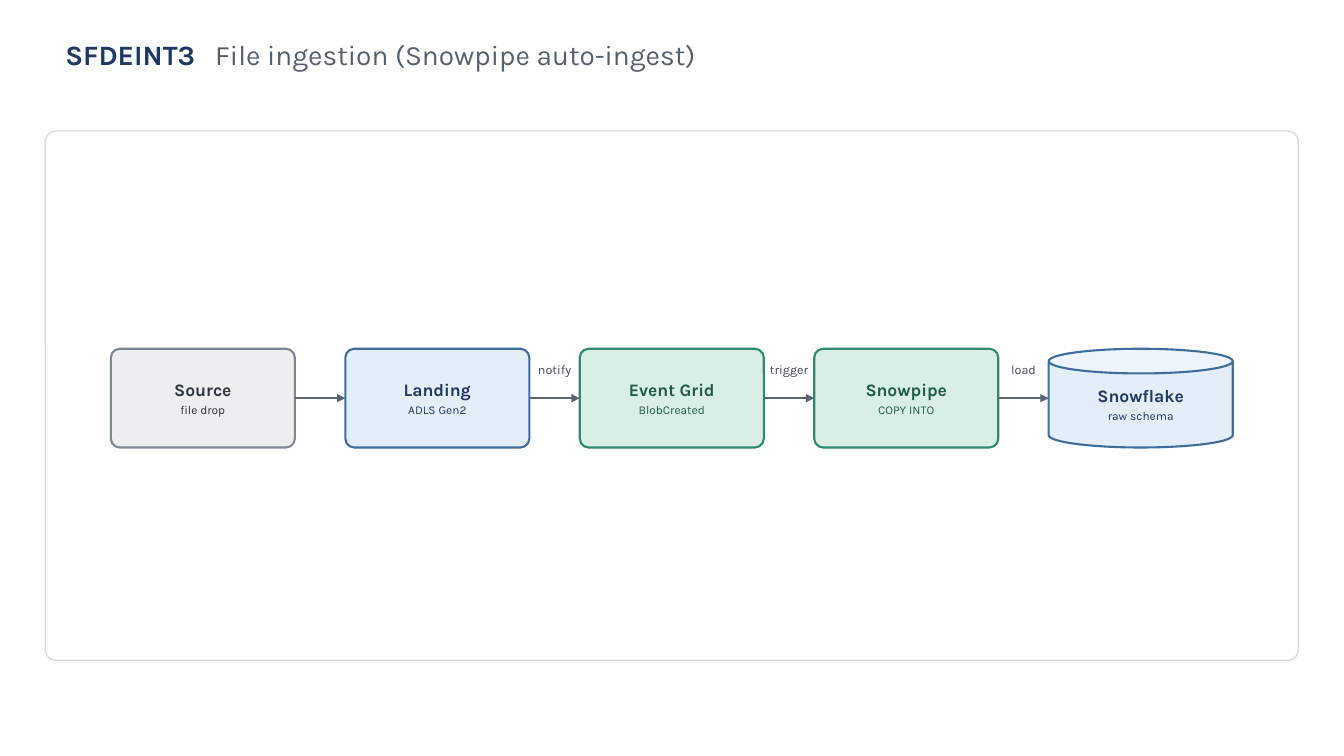
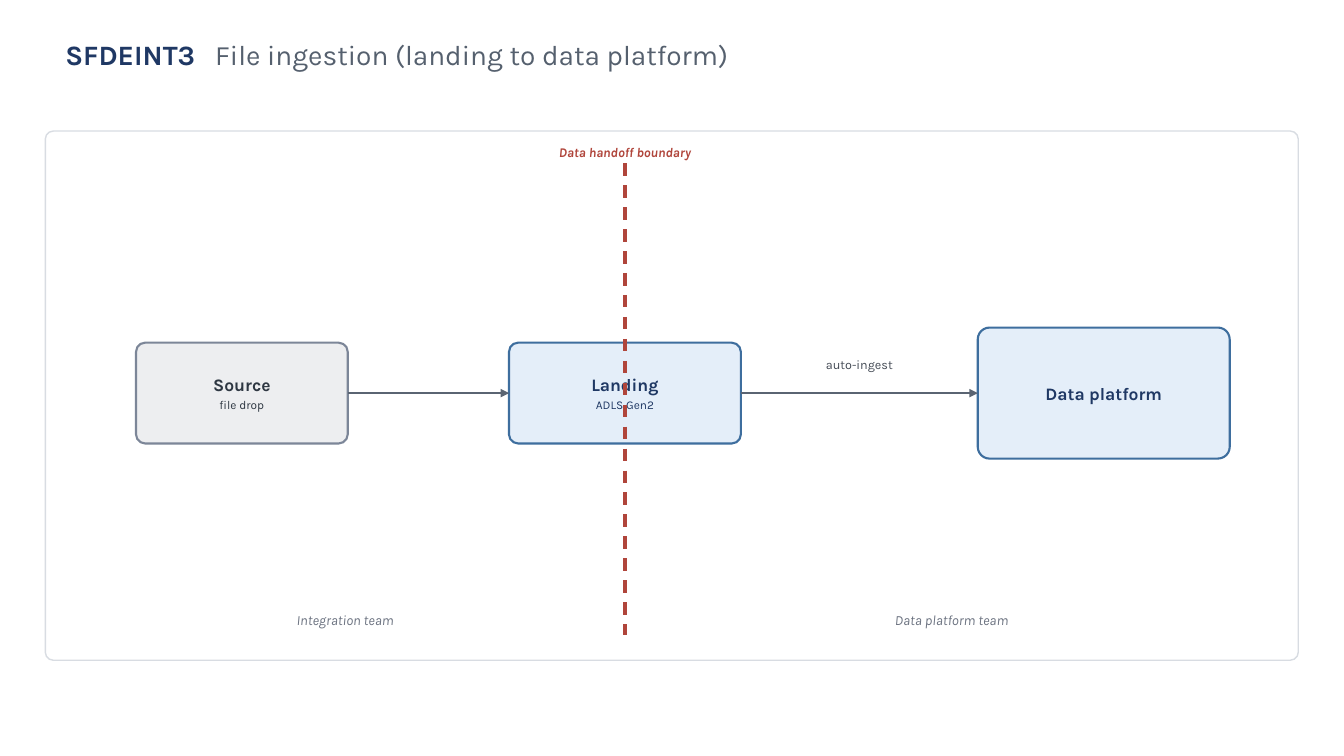
Before and after one commit to xpuneet/Pers, a slide deck: slide 24 of Chaucer_Integration_Pattern_Diagrams_Editable.pptx (slide 25 before the commit). Drawn at 1344x756 pixels with LibreOffice and Linux fonts; fonts in the diff are those of the drawing. Boxes give left, top, right and bottom in pixels: in the first picture for what was removed or moved away, otherwise in the second. Text is boxed around its words. In the diff, an @@ line names an element or a change of style, - is before the commit and + after.

Commit message:
1
1

```diff
--- a/Chaucer_Integration_Pattern_Diagrams_Editable.pptx
+++ b/Chaucer_Integration_Pattern_Diagrams_Editable.pptx
@@ text at bbox=[65, 45, 728, 72]: text changed @@
-SFDEINT3 File ingestion (Snowpipe auto-ingest)
+SFDEINT3 File ingestion (landing to data platform)
@@ rounded rectangle at bbox=[45, 131, 1299, 660]: proportions changed @@
@@ text added at bbox=[559, 148, 691, 161], 9.5 pt, text #B0453B, bold, italic @@
+Data handoff boundary
@@ arrow moved from (529, 398) - (580, 398) to (625, 163) - (625, 635) @@
@@ arrow (625, 163) - (625, 635): arrow to line; stroke #5A6472 1.75 pt to #B0453B 2.25 pt dashed @@
@@ rounded rectangle added at bbox=[978, 328, 1230, 459], fill #E4EEF9, outline #3E6E9E 1.5 pt, 12.5 pt, text #1F3864, bold @@
+Data platform
@@ rounded rectangle "Source": place and size @@
-rounded rectangle "Source" at bbox=[111, 349, 295, 448]
+rounded rectangle "Source" at bbox=[136, 343, 348, 444]
@@ rounded rectangle "Landing": place and size @@
-rounded rectangle "Landing" at bbox=[346, 349, 530, 448]
+rounded rectangle "Landing" at bbox=[509, 343, 741, 444]
@@ rounded rectangle removed at bbox=[580, 349, 764, 448] @@
-Event Grid
-BlobCreated
@@ rounded rectangle removed at bbox=[815, 349, 999, 448] @@
-Snowpipe
-COPY INTO
@@ cylinder removed at bbox=[1049, 349, 1233, 448] @@
-Snowflake
-raw schema
@@ text removed at bbox=[538, 365, 571, 377] @@
-notify
@@ text removed at bbox=[770, 365, 808, 377] @@
-trigger
@@ text added at bbox=[826, 360, 893, 372], 9 pt, text #444B55 @@
+auto-ingest
@@ text removed at bbox=[1011, 365, 1036, 374] @@
-load
@@ arrow moved from (295, 398) - (346, 398) to (348, 393) - (509, 393) @@
@@ arrow moved from (764, 398) - (815, 398) to (741, 393) - (978, 393) @@
@@ arrow removed from (998, 398) to (1049, 398) @@
@@ text added at bbox=[297, 615, 394, 629], 10 pt, text #6B7280, italic @@
+Integration team
@@ text added at bbox=[895, 615, 1008, 628], 10 pt, text #6B7280, italic @@
+Data platform team
```
Also in this commit, not shown: 5 other slides changed, 1 slide removed.
